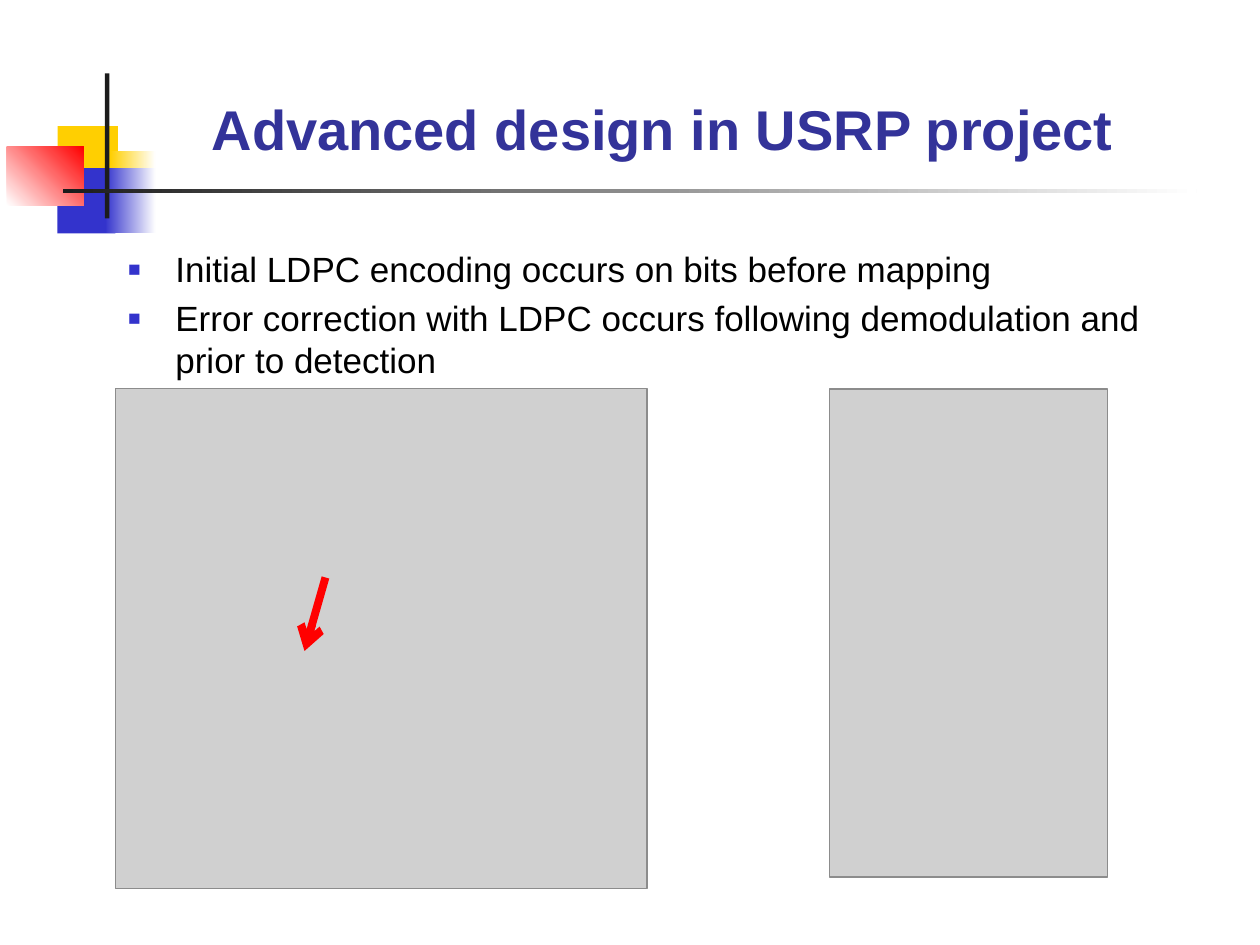
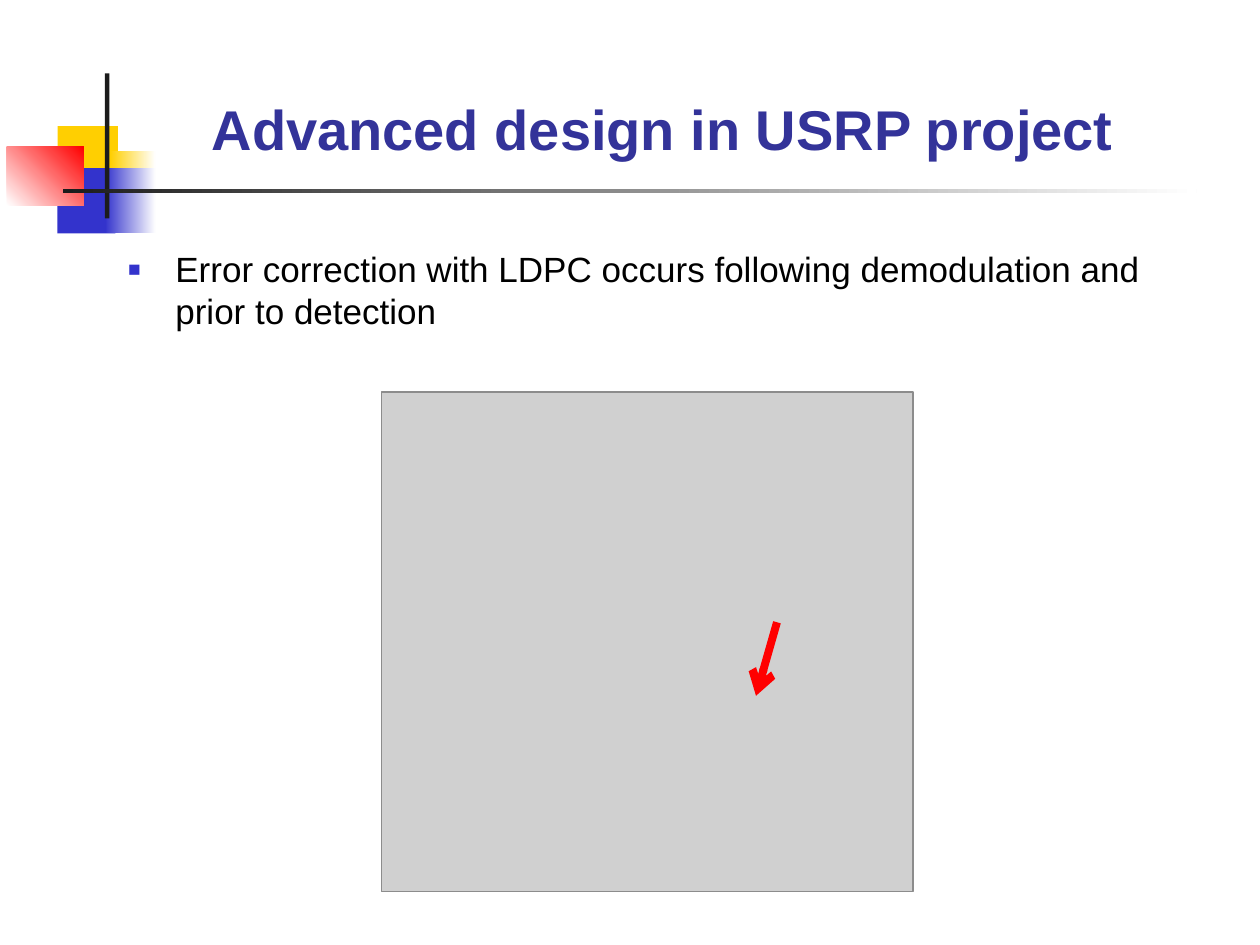
Before and after one commit to tmeynier/wire_com_repo, a slide deck: slide 11 of MidProjectReview_Meynier_Quinlan.pptx (slide 10 before the commit). Drawn at 1260x945 pixels with LibreOffice and Linux fonts; fonts in the diff are those of the drawing; grey boxes stand for pictures. Boxes give left, top, right and bottom in pixels: in the first picture for what was removed or moved away, otherwise in the second. Text is boxed around its words. In the diff, an @@ line names an element or a change of style, - is before the commit and + after.

```diff
--- a/MidProjectReview_Meynier_Quinlan.pptx
+++ b/MidProjectReview_Meynier_Quinlan.pptx
@@ text at [175, 256, 991, 289]: paragraph removed @@
-■ Initial LDPC encoding occurs on bits before mapping
@@ picture removed at [829, 389, 1108, 877] @@
@@ picture: place and size @@
-picture at [116, 388, 648, 888]
+picture at [382, 392, 914, 892]
@@ arrow moved from (325, 577) - (305, 651) to (777, 622) - (756, 696) @@
```
Also in this commit, not shown: 1 other slide changed, 1 slide added.
